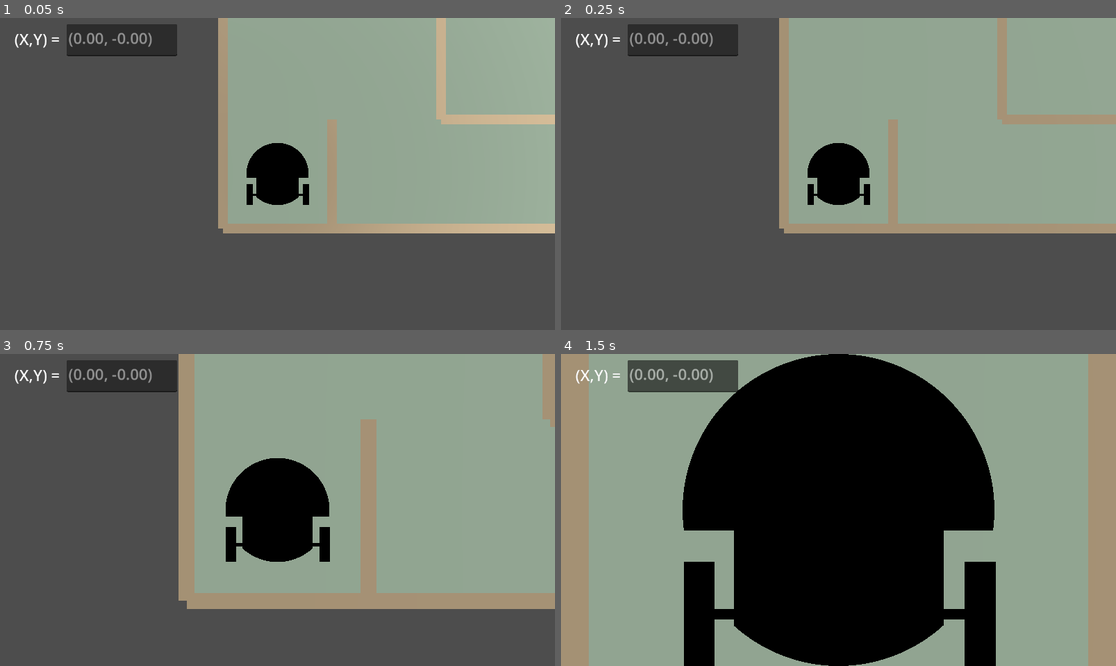
Above: before the commit, frames 1-4 (two rows, left to right).
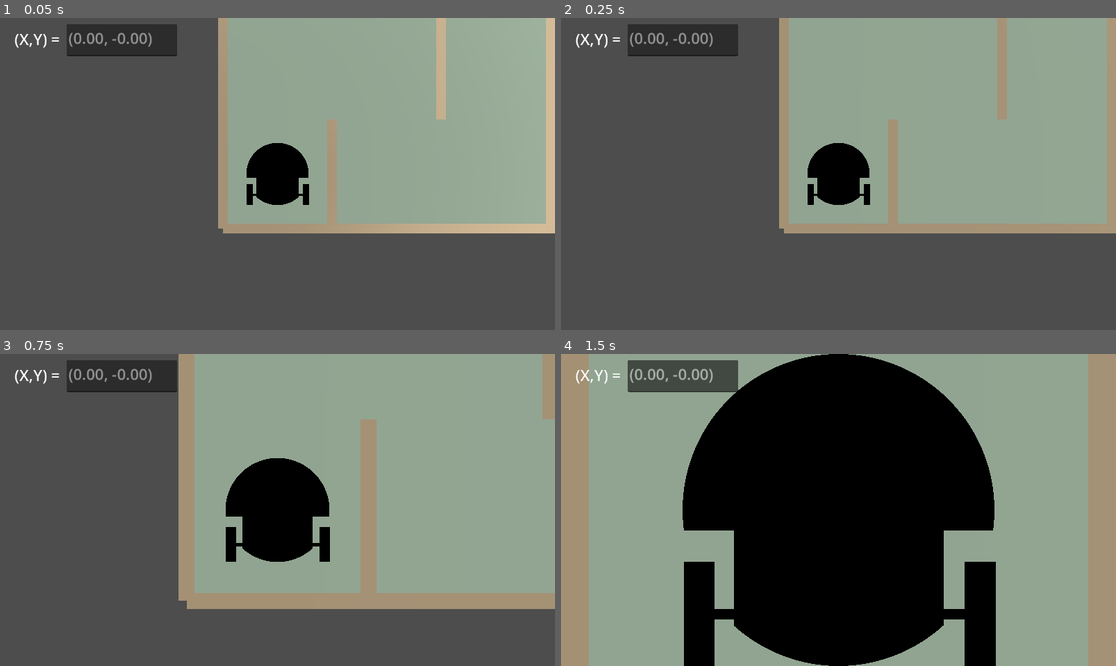
Above: after the commit, the same moments.

Repository: nameisalfio/q-learning-maze-robot
Game: Godot game, scene res://Maze.tscn
The game is run twice, just before and just after one commit, with the same random seed, the same clock (stepped at 60 frames per second) and the same inputs.
Inputs:
- Up to frame 1 (0.05 s): no input
- Up to frame 2 (0.25 s): no input
- Up to frame 3 (0.75 s): tap Enter at 0.5 s; hold ] (zoom_in) from 0.53 s (still down)
- Up to frame 4 (1.5 s): release ] (zoom_in) at 1.28 s; tap / (zoom_out) at 1.35 s

The runs differ from the first frame. In frame 1, 1.6% of the frame differs, in the area x 79-100%, y 0-66%; in frame 2, 1.6%; in frame 3, less than 0.1%; in frame 4, nothing differs.

Commit message:
Seed project

Diff:
--- a/GodotProject/scripts/generate_maze.gd
+++ b/GodotProject/scripts/generate_maze.gd
@@ -15,6 +15,7 @@
 	build_maze()
 
 func generate_maze():
+	seed(1234)
 	maze = []
 	visited = []
 	for y in maze_height:
--- a/GodotProject/scripts/robot.gd
+++ b/GodotProject/scripts/robot.gd
@@ -13,8 +13,8 @@
 	DDS.subscribe("Y")
 	DDS.subscribe("Theta")
 
-	print(theRobot.global_position.x, " ", -theRobot.global_position.z, " ", theRobot.global_rotation.y)
-	_edit_xy_text(theRobot.global_position.x, -theRobot.global_position.y)
+	#print(theRobot.global_position.x, " ", -theRobot.global_position.z, " ", theRobot.global_rotation.y)
+	_edit_xy_text(theRobot.global_position.x, -theRobot.global_position.z)
 
 func _physics_process(delta):
 	pass
